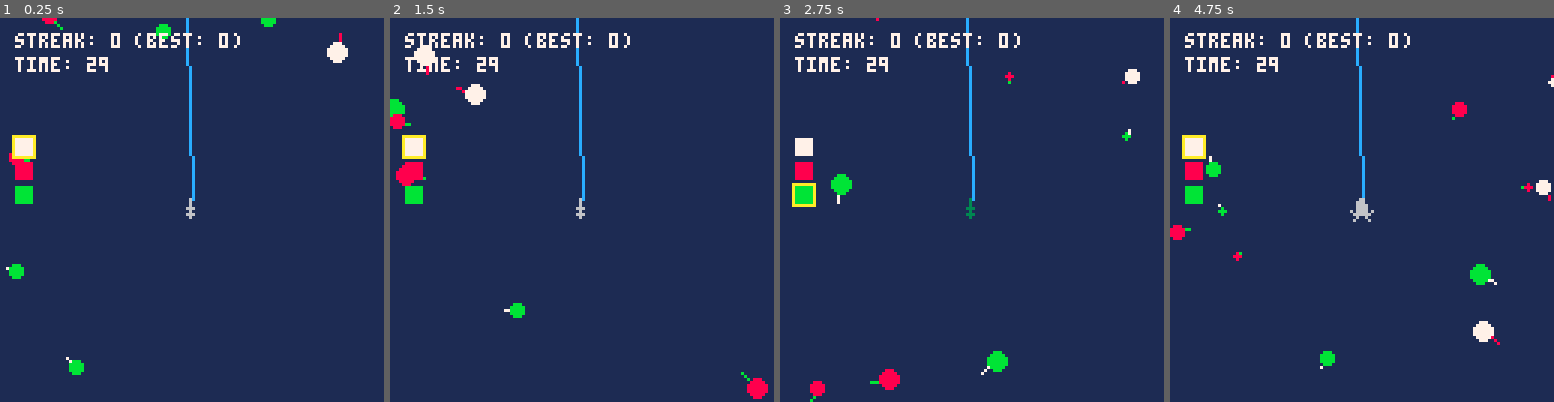
Above: before the commit, frames 1-4 (left to right).
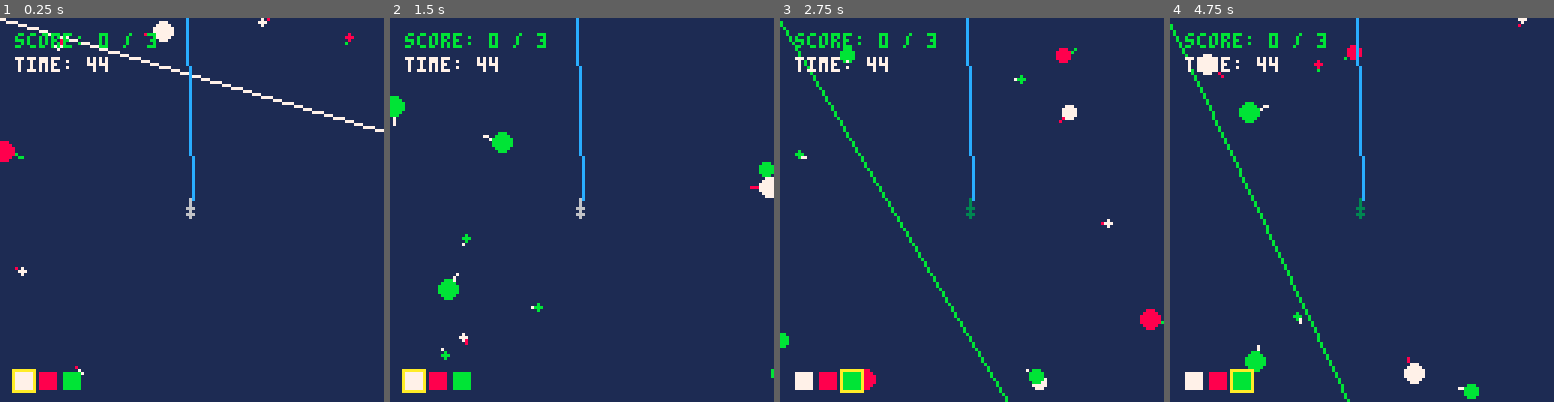
Above: after the commit, the same moments.

Repository: millwardesque/pico-fish-v2
Game: PICO-8 cartridge fish2.p8
Same seed, same stepped clock (60 frames per second), same inputs: the game is played once before the commit and once after it.
Inputs:
- Up to frame 1 (0.25 s): no input
- Up to frame 2 (1.5 s): tap O (Z key) at 0.7 s
- Up to frame 3 (2.75 s): hold Right 1.6-2.1 s; tap O (Z key) at 1.7, 2.1, 2.5 s; hold Up 2.15-2.42 s; hold Right from 2.47 s (still down)
- Up to frame 4 (4.75 s): tap O (Z key) every 0.4 s from 2.9 to 4.5 s; release Right at 3.03 s; hold Left 3.08-3.58 s; hold Down 3.63-3.97 s; hold Right 4.02-4.68 s; hold Up from 4.73 s (still down)

The runs differ from the first frame. In frame 1, 4.5% of the frame differs, in the area x 0-100%, y 0-98%; in frame 2, 4.8%; in frame 3, 5.6%; in frame 4, 6.1%, in the area x 0-100%, y 0-100%.

Commit message:
Added levels\!

Diff:
--- a/fish2.p8
+++ b/fish2.p8
@@ -304,19 +304,22 @@
 package._c["fish"]=function()
 game_obj = require('game_obj')
 renderer = require('renderer')
+log = require('log')
 v2 = require('v2')
 
 utils = require('utils')
 
+local base_fish_speed = 1
 local fish = {
     mk = function(name, x, y, colour1, colour2, size)
         local f = game_obj.mk(name, 'fish', x, y)
+
         f.lure = nil
         f.draw_target = false   -- Debug flag for drawing the target
         f.target = game_obj.mk(name..'_trgt', 'go', 0, 0)
         f.state = 'idle'
         f.dir_to_target = v2.norm(v2.mk(x + 1, y))
-        f.max_speed = 0.5 * (0.25 + rnd(1))
+        f.max_speed = base_fish_speed * (0.25 + rnd(1))
         f.speed = 0
         f.length = size * 2
         f.size = size
@@ -324,9 +327,9 @@
         f.colour2 = colour2
 
         if f.size == 3 then
-            f.max_speed *= 0.75
+            f.max_speed *= 0.8
         elseif f.size == 1 then
-            f.max_speed *= 1.25
+            f.max_speed *= 1.5
         end
 
         local target_pos = utils.rnd_v2_near(f.x, f.y, 20, 20)
@@ -479,6 +482,30 @@
 
 return utils
 end
+package._c["level"]=function()
+local level = {
+    mk = function(max_fish, init_fish, target_colour, target_count)
+        local l = {
+            max_fish = max_fish,
+            init_fish = init_fish,
+            target_colour = target_colour,
+            target_count = target_count,
+        }
+
+        l.is_good_catch = function(self, lure, fish)
+            if fish.colour1 == self.target_colour then
+                return true
+            else
+                return false
+            end
+        end
+
+        return l
+    end,
+}
+
+return level
+end
 package._c["lure"]=function()
 game_obj = require('game_obj')
 renderer = require('renderer')
@@ -554,6 +581,7 @@
 v2 = require('v2')
 
 fish = require('fish')
+level = require('level')
 lure = require('lure')
 utils = require('utils')
 
@@ -572,6 +600,15 @@
 bad_catch_count = nil
 longest_streak = nil
 current_streak = nil
+
+active_level = nil
+active_level_index = nil
+levels = {
+    level.mk(20, 12, 11, 3),
+    level.mk(20, 12, 7, 4),
+    level.mk(20, 12, 8, 5),
+}
+
 
 scene = nil
 state = "ingame"
@@ -630,8 +667,8 @@
     del(scene, fish)
 end
 
-function should_add_fish()
-    if max_fish > #fishes then
+function should_add_fish(add_offscreen)
+    if active_level.max_fish > #fishes then
         local i = flr(rnd(3))
         local colour1 = 0
         local colour2 = 1
@@ -648,7 +685,7 @@
 
         local fish_size = 1 + flr(rnd(3))
 
-        add_fish(active_lure, colour1, colour2, fish_size, true)
+        add_fish(active_lure, colour1, colour2, fish_size, add_offscreen)
     end
 end
 
@@ -657,33 +694,38 @@
         local has_collided = utils.circle_col(f.v2_pos(f), f.size / 2.0, active_lure.v2_pos(active_lure), active_lure.size / 2.0)
         if has_collided == nil then
             remove_fish(f)
-            should_add_fish()
+            should_add_fish(true)
         elseif has_collided then
             remove_fish(f)
 
-            if f.colour1 == active_lure.colour then
+            if active_level.is_good_catch(active_level, active_lure, f) then
                 good_catch_count += 1
                 current_streak +=1
                 if current_streak > longest_streak then
                     longest_streak = current_streak
                 end
+
+                if good_catch_count == active_level.target_count then
+                    next_level()
+                end
             else
                 bad_catch_count += 1
-                current_streak = 0
-            end
-        end
-    end
-end
-
-function _init()
-    log.debug = true
-    state = "ingame"
+                good_catch_count = 0
+            end
+        end
+    end
+end
+
+function next_level()
+    active_level_index = active_level_index + 1
+    active_level = levels[active_level_index]
+
     scene = {}
-
-    level_timer = 30 * stat(8) -- secs * target FPS
 
     cam = game_cam.mk("main-cam", 0, 0, 128, 128, 16, 16)
     add(scene, cam)
+
+    level_timer = 45 * stat(8) -- secs * target FPS
 
     available_lures = {}
     add(available_lures, lure.mk('lure-7', 64, 64, 7))
@@ -699,21 +741,22 @@
 
     fishes = {}
 
-    local fish_size = nil
-    for i = 1,3 do
-        fish_size = 1 + flr(rnd(3))
-        add_fish(active_lure, 7, 8, fish_size, false)
-    end
-
-    for i = 1,4 do
-        fish_size = 1 + flr(rnd(3))
-        add_fish(active_lure, 8, 11, fish_size, false)
-    end
-
-    for i = 1,4 do
-        fish_size = 1 + flr(rnd(3))
-        add_fish(active_lure, 11, 7, fish_size, false)
-    end
+    for i = 1,active_level.init_fish do
+        should_add_fish(false)
+    end
+end
+
+function restart_level()
+    active_level_index -= 1
+    next_level()
+end
+
+function _init()
+    log.debug = true
+    state = "ingame"
+
+    active_level_index = 0
+    next_level()
 end
 
 function _update()
@@ -725,26 +768,26 @@
         end
 
         if btnp(0) then
+            next_lure()
+        end
+        if btnp(1) then
+            prev_lure()
+        end
+
+        if btnp(2) then
+            active_lure.set_size(active_lure, active_lure.size + 1)
+        end
+        if btnp(3) then
             active_lure.set_size(active_lure, active_lure.size - 1)
         end
-        if btnp(1) then
-            active_lure.set_size(active_lure, active_lure.size + 1)
-        end
-
-        if btnp(2) then
-            next_lure()
-        end
-        if btnp(3) then
-            prev_lure()
-        end
 
         if btnp(4) then
-            _init()
+            restart_level()
         end
 
         check_for_caught()
 
-        should_add_fish()
+        should_add_fish(true)
 
         level_timer -= 1
 
@@ -754,7 +797,7 @@
     elseif state == "gameover" then
         scene = {}
         if btnp(4) then
-            _init()
+            restart_level()
         end
     end
 end
@@ -765,24 +808,32 @@
     background = nil
     renderer.render(cam, scene, background)
 
-    -- @DEBUG log.log("Mem: "..(stat(0)/2048.0).."% CPU: "..(stat(1)/1.0).."%")
-
     if state == "ingame" then
         -- Lure selector
-        local lure_y = 40
+        local lure_x = 5
         for l in all(available_lures) do
             if l == active_lure then
-                rect(4, lure_y - 1, 11, lure_y + 5 + 1, 10)
-            end
-            rectfill(5, lure_y, 10, lure_y + 5, l.colour)
-            lure_y += 8
-        end
-
-        log.log("streak: "..current_streak.. " (best: "..longest_streak..")")
-        log.log("time: "..flr(level_timer / stat(8)))
+                rect(lure_x - 1, 128 - 11, lure_x + 5 + 1, 128 - 4, 10)
+            end
+            rectfill(lure_x, 128 - 10, lure_x + 5, 128 - 5, l.colour)
+            lure_x += 8
+        end
+
+        color(active_level.target_colour)
+        print("score: "..good_catch_count.. " / "..active_level.target_count, 5, 5)
+
+        color(7)
+        print("time: "..flr(level_timer / stat(8)), 5, 13)
+
+        -- @HACK Log an empty message so the logger doesn't print over top of the UI
+        log.log()
+        log.log()
+
+        -- @DEBUG log.log("Mem: "..(stat(0)/2048.0).."% CPU: "..(stat(1)/1.0).."%")
     elseif state == "gameover" then
+        color(7)
         log.log("game over!")
-        log.log("best streak: "..longest_streak)
+        log.log("score: "..good_catch_count.." / "..active_level.target_count)
         log.log("press 4 to try again")
     end
 
--- a/game.lua
+++ b/game.lua
@@ -5,6 +5,7 @@
 v2 = require('v2')
 
 fish = require('fish')
+level = require('level')
 lure = require('lure')
 utils = require('utils')
 
@@ -23,6 +24,15 @@
 bad_catch_count = nil
 longest_streak = nil
 current_streak = nil
+
+active_level = nil
+active_level_index = nil
+levels = {
+    level.mk(20, 12, 11, 3),
+    level.mk(20, 12, 7, 4),
+    level.mk(20, 12, 8, 5),
+}
+
 
 scene = nil
 state = "ingame"
@@ -81,8 +91,8 @@
     del(scene, fish)
 end
 
-function should_add_fish()
-    if max_fish > #fishes then
+function should_add_fish(add_offscreen)
+    if active_level.max_fish > #fishes then
         local i = flr(rnd(3))
         local colour1 = 0
         local colour2 = 1
@@ -99,7 +109,7 @@
 
         local fish_size = 1 + flr(rnd(3))
 
-        add_fish(active_lure, colour1, colour2, fish_size, true)
+        add_fish(active_lure, colour1, colour2, fish_size, add_offscreen)
     end
 end
 
@@ -108,33 +118,38 @@
         local has_collided = utils.circle_col(f.v2_pos(f), f.size / 2.0, active_lure.v2_pos(active_lure), active_lure.size / 2.0)
         if has_collided == nil then
             remove_fish(f)
-            should_add_fish()
+            should_add_fish(true)
         elseif has_collided then
             remove_fish(f)
 
-            if f.colour1 == active_lure.colour then
+            if active_level.is_good_catch(active_level, active_lure, f) then
                 good_catch_count += 1
                 current_streak +=1
                 if current_streak > longest_streak then
                     longest_streak = current_streak
                 end
+
+                if good_catch_count == active_level.target_count then
+                    next_level()
+                end
             else
                 bad_catch_count += 1
-                current_streak = 0
+                good_catch_count = 0
             end
         end
     end
 end
 
-function _init()
-    log.debug = true
-    state = "ingame"
+function next_level()
+    active_level_index = active_level_index + 1
+    active_level = levels[active_level_index]
+
     scene = {}
-
-    level_timer = 30 * stat(8) -- secs * target FPS
 
     cam = game_cam.mk("main-cam", 0, 0, 128, 128, 16, 16)
     add(scene, cam)
+
+    level_timer = 45 * stat(8) -- secs * target FPS
 
     available_lures = {}
     add(available_lures, lure.mk('lure-7', 64, 64, 7))
@@ -150,21 +165,22 @@
 
     fishes = {}
 
-    local fish_size = nil
-    for i = 1,3 do
-        fish_size = 1 + flr(rnd(3))
-        add_fish(active_lure, 7, 8, fish_size, false)
-    end
-
-    for i = 1,4 do
-        fish_size = 1 + flr(rnd(3))
-        add_fish(active_lure, 8, 11, fish_size, false)
-    end
-
-    for i = 1,4 do
-        fish_size = 1 + flr(rnd(3))
-        add_fish(active_lure, 11, 7, fish_size, false)
-    end
+    for i = 1,active_level.init_fish do
+        should_add_fish(false)
+    end
+end
+
+function restart_level()
+    active_level_index -= 1
+    next_level()
+end
+
+function _init()
+    log.debug = true
+    state = "ingame"
+
+    active_level_index = 0
+    next_level()
 end
 
 function _update()
@@ -176,26 +192,26 @@
         end
 
         if btnp(0) then
+            next_lure()
+        end
+        if btnp(1) then
+            prev_lure()
+        end
+
+        if btnp(2) then
+            active_lure.set_size(active_lure, active_lure.size + 1)
+        end
+        if btnp(3) then
             active_lure.set_size(active_lure, active_lure.size - 1)
         end
-        if btnp(1) then
-            active_lure.set_size(active_lure, active_lure.size + 1)
-        end
-
-        if btnp(2) then
-            next_lure()
-        end
-        if btnp(3) then
-            prev_lure()
-        end
 
         if btnp(4) then
-            _init()
+            restart_level()
         end
 
         check_for_caught()
 
-        should_add_fish()
+        should_add_fish(true)
 
         level_timer -= 1
 
@@ -205,7 +221,7 @@
     elseif state == "gameover" then
         scene = {}
         if btnp(4) then
-            _init()
+            restart_level()
         end
     end
 end
@@ -216,24 +232,32 @@
     background = nil
     renderer.render(cam, scene, background)
 
-    -- @DEBUG log.log("Mem: "..(stat(0)/2048.0).."% CPU: "..(stat(1)/1.0).."%")
-
     if state == "ingame" then
         -- Lure selector
-        local lure_y = 40
+        local lure_x = 5
         for l in all(available_lures) do
             if l == active_lure then
-                rect(4, lure_y - 1, 11, lure_y + 5 + 1, 10)
+                rect(lure_x - 1, 128 - 11, lure_x + 5 + 1, 128 - 4, 10)
             end
-            rectfill(5, lure_y, 10, lure_y + 5, l.colour)
-            lure_y += 8
-        end
-
-        log.log("streak: "..current_streak.. " (best: "..longest_streak..")")
-        log.log("time: "..flr(level_timer / stat(8)))
+            rectfill(lure_x, 128 - 10, lure_x + 5, 128 - 5, l.colour)
+            lure_x += 8
+        end
+
+        color(active_level.target_colour)
+        print("score: "..good_catch_count.. " / "..active_level.target_count, 5, 5)
+
+        color(7)
+        print("time: "..flr(level_timer / stat(8)), 5, 13)
+
+        -- @HACK Log an empty message so the logger doesn't print over top of the UI
+        log.log()
+        log.log()
+
+        -- @DEBUG log.log("Mem: "..(stat(0)/2048.0).."% CPU: "..(stat(1)/1.0).."%")
     elseif state == "gameover" then
+        color(7)
         log.log("game over!")
-        log.log("best streak: "..longest_streak)
+        log.log("score: "..good_catch_count.." / "..active_level.target_count)
         log.log("press 4 to try again")
     end
 
--- a/src/fish.lua
+++ b/src/fish.lua
@@ -1,18 +1,21 @@
 game_obj = require('game_obj')
 renderer = require('renderer')
+log = require('log')
 v2 = require('v2')
 
 utils = require('utils')
 
+local base_fish_speed = 1
 local fish = {
     mk = function(name, x, y, colour1, colour2, size)
         local f = game_obj.mk(name, 'fish', x, y)
+
         f.lure = nil
         f.draw_target = false   -- Debug flag for drawing the target
         f.target = game_obj.mk(name..'_trgt', 'go', 0, 0)
         f.state = 'idle'
         f.dir_to_target = v2.norm(v2.mk(x + 1, y))
-        f.max_speed = 0.5 * (0.25 + rnd(1))
+        f.max_speed = base_fish_speed * (0.25 + rnd(1))
         f.speed = 0
         f.length = size * 2
         f.size = size
@@ -20,9 +23,9 @@
         f.colour2 = colour2
 
         if f.size == 3 then
-            f.max_speed *= 0.75
+            f.max_speed *= 0.8
         elseif f.size == 1 then
-            f.max_speed *= 1.25
+            f.max_speed *= 1.5
         end
 
         local target_pos = utils.rnd_v2_near(f.x, f.y, 20, 20)
--- /dev/null
+++ b/src/level.lua
@@ -0,0 +1,22 @@
+local level = {
+    mk = function(max_fish, init_fish, target_colour, target_count)
+        local l = {
+            max_fish = max_fish,
+            init_fish = init_fish,
+            target_colour = target_colour,
+            target_count = target_count,
+        }
+
+        l.is_good_catch = function(self, lure, fish)
+            if fish.colour1 == self.target_colour then
+                return true
+            else
+                return false
+            end
+        end
+
+        return l
+    end,
+}
+
+return level
Not shown, changed: plan.txt
